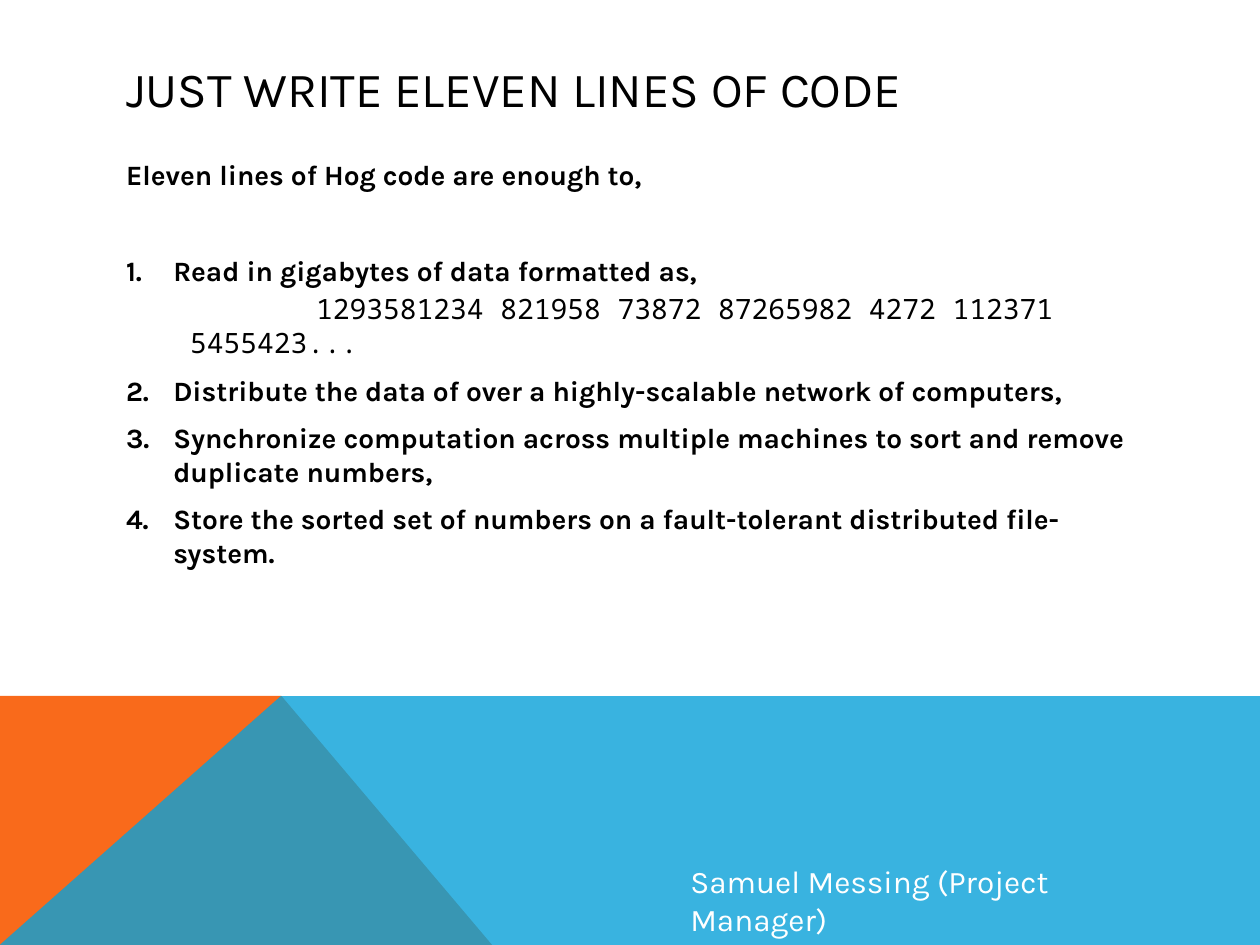
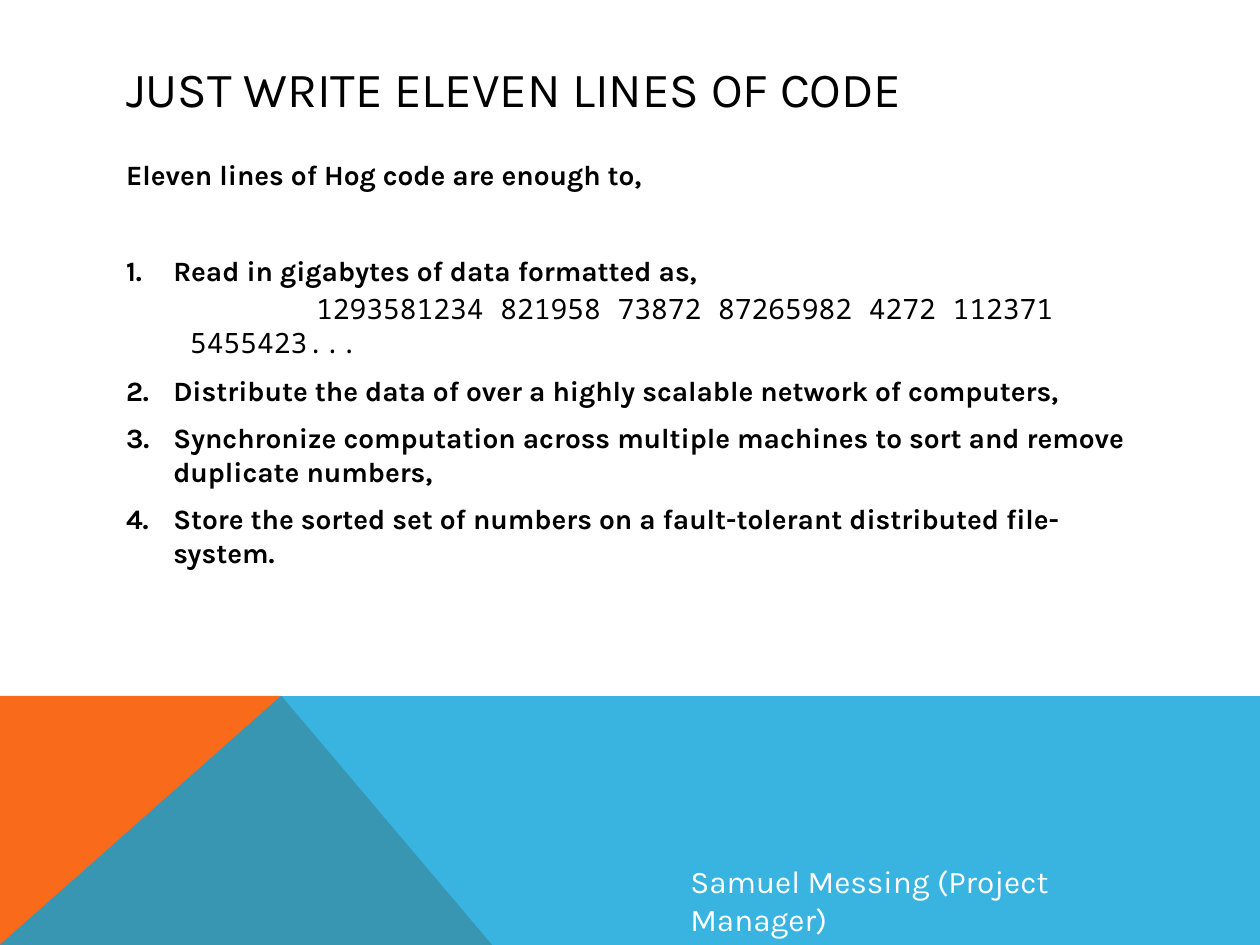
Before and after one commit to smessing/Hog, a slide deck: slide 7 of demo/demo.pptx. Drawn at 1260x945 pixels with LibreOffice and Linux fonts; fonts in the diff are those of the drawing. Boxes give left, top, right and bottom in pixels: in the first picture for what was removed or moved away, otherwise in the second. Text is boxed around its words. In the diff, an @@ line names an element or a change of style, - is before the commit and + after.

```diff
--- a/demo/demo.pptx
+++ b/demo/demo.pptx
@@ text at [173, 381, 1058, 407]: text changed @@
-2. Distribute the data of over a highly-scalable network of computers,
+2. Distribute the data of over a highly scalable network of computers,
```
Also in this commit, not shown: 8 other slides changed, 1 slide added.
